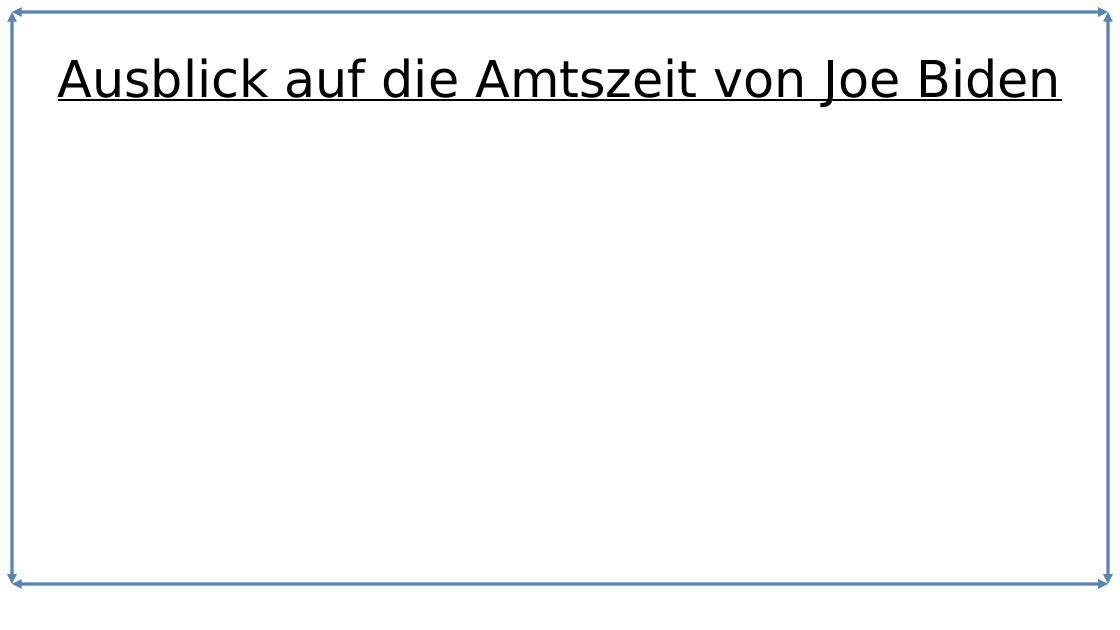
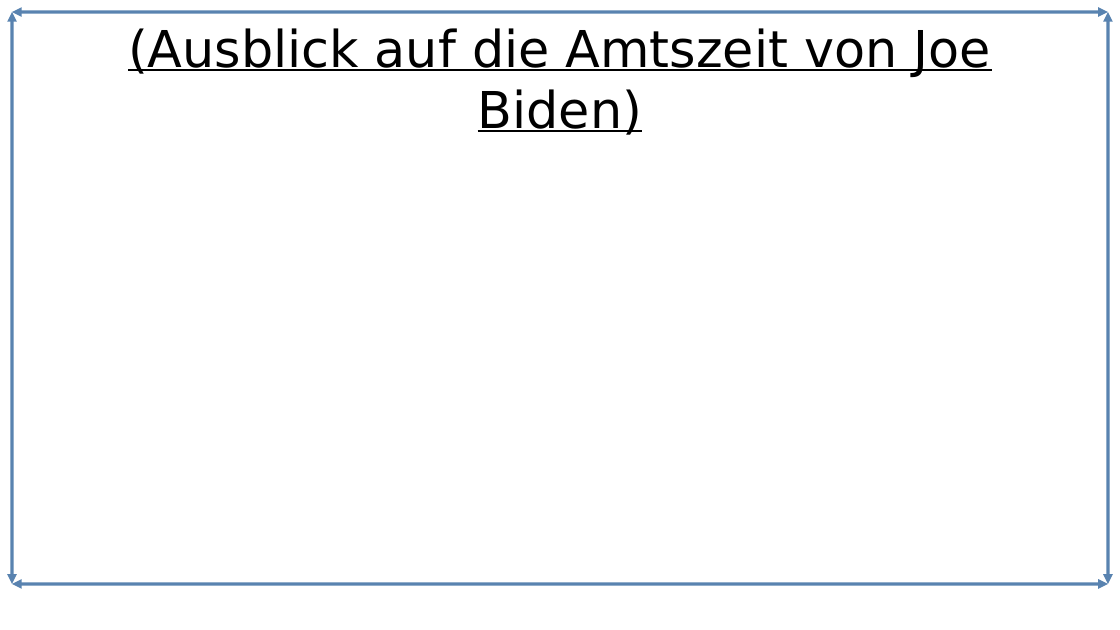
Before and after one commit to Lacrimus/Referat-Geschichte-USA-die-einzig-verbleibende-Weltmacht-, a slide deck: slide 11 of USA-die-einzig-verbleibende-Weltmacht.odp (slide 9 before the commit). Drawn at 1120x630 pixels with LibreOffice and Linux fonts; fonts in the diff are those of the drawing. Boxes give left, top, right and bottom in pixels: in the first picture for what was removed or moved away, otherwise in the second. Text is boxed around its words. In the diff, an @@ line names an element or a change of style, - is before the commit and + after.

```diff
--- a/USA-die-einzig-verbleibende-Weltmacht.odp
+++ b/USA-die-einzig-verbleibende-Weltmacht.odp
@@ title at [128,28,990,135]: text changed @@
-Ausblick auf die Amtszeit von Joe Biden
+(Ausblick auf die Amtszeit von Joe Biden)
```
Also in this commit, not shown: 5 other slides changed, 3 slides added, 1 slide removed, 1 other file.
